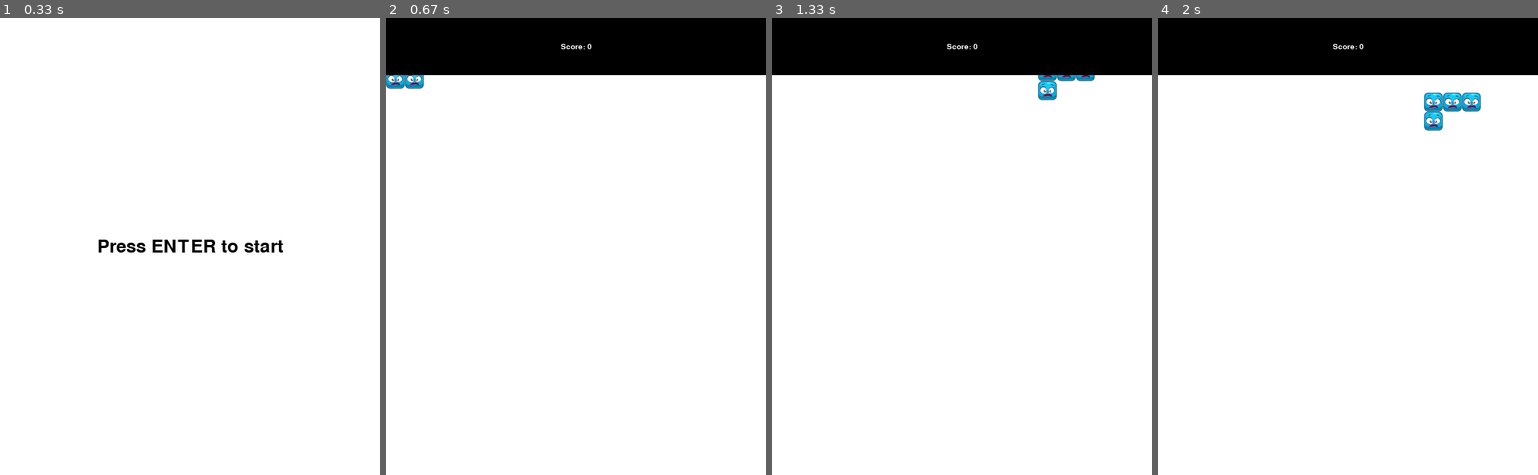
Above: before the commit, frames 1-4 (left to right).
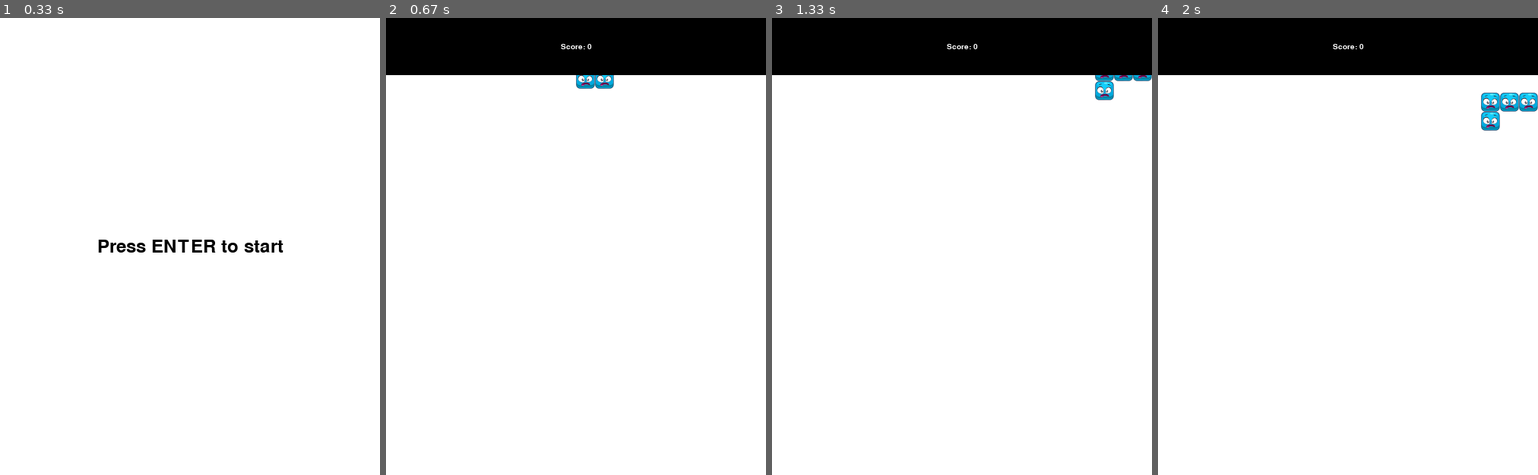
Above: after the commit, the same moments.

Repository: keisylizandra/tetris_pygame
Game: pygame game, started from main.py
Same seed, same stepped clock (60 frames per second), same inputs: the game is played once before the commit and once after it.
Inputs:
- Up to frame 1 (0.33 s): no input
- Up to frame 2 (0.67 s): tap Enter at 0.33 s
- Up to frame 3 (1.33 s): hold Right 0.67-1.13 s; hold Up from 1.17 s (still down)
- Up to frame 4 (2 s): release Up at 1.47 s

Frame 1 is identical in both runs. In frame 2, 0.5% of the frame differs, in the area x 0-60%, y 12-16%; in frame 3, 0.7%; in frame 4, 1.5%, in the area x 70-100%, y 16-25%.

Commit message:
fix: speed funcyion fixed, and add: creation block at the center

Diff:
--- a/board.py
+++ b/board.py
@@ -60,26 +60,15 @@
                         self.matriz[i] = list(self.matriz[i - 1])
                     # Define a primeira linha (a linha mais alta) como uma nova linha vazia
                     self.matriz[0] = [0 for _ in self.matriz[0]]
-        self.score += self.points
-        self.increaseSpeed()
+
+        if(self.points != 0):
+            self.score += self.points
+            self.increaseSpeed()
 
 
     def increaseSpeed(self):
 
-        if self.score >= 200:
+        if self.score == 200 or self.score >= 400 or self.score >= 600 or self.score >= 800 or self.score >= 1000:
             config.SPEED += 1
-
-        elif self.score >= 400:
-            config.SPEED += 1
-
-        elif self.score >= 600:
-            config.SPEED += 1
-
-        elif self.score >= 800:
-            config.SPEED += 1
-
-        elif self.score >= 1000:
-            config.SPEED += 1
-
         else:
             config.SPEED = config.SPEED
--- a/main.py
+++ b/main.py
@@ -20,7 +20,7 @@
 
 startScreen = StartScreen()
 startScreen.run()
-block = Block(random.choice(shapes), 0, 0)
+block = Block(random.choice(shapes), (screen_width//2), 0)
 board = Board(screen, random.choice(images))
 
 
@@ -51,7 +51,7 @@
     if block.collision:
         block.checkPositionAtBoard(board)
         board.eraseLine(screen)
-        block = Block(random.choice(shapes), 0, 0)
+        block = Block(random.choice(shapes), (screen_width//2), 0)
 
         if 1 in board.matriz[0]:
             gameOver = GameOverScreen(board.score)
